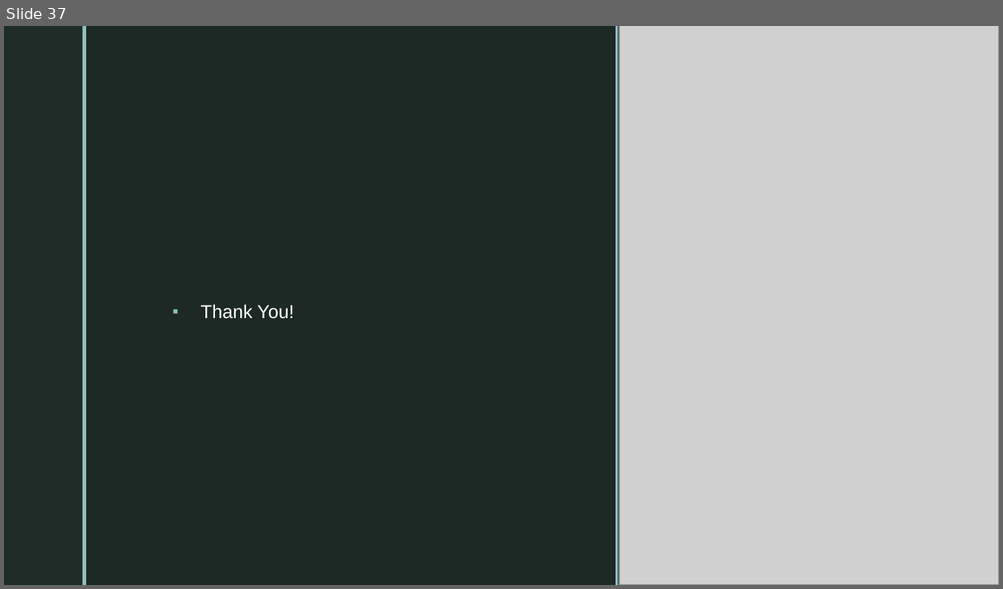
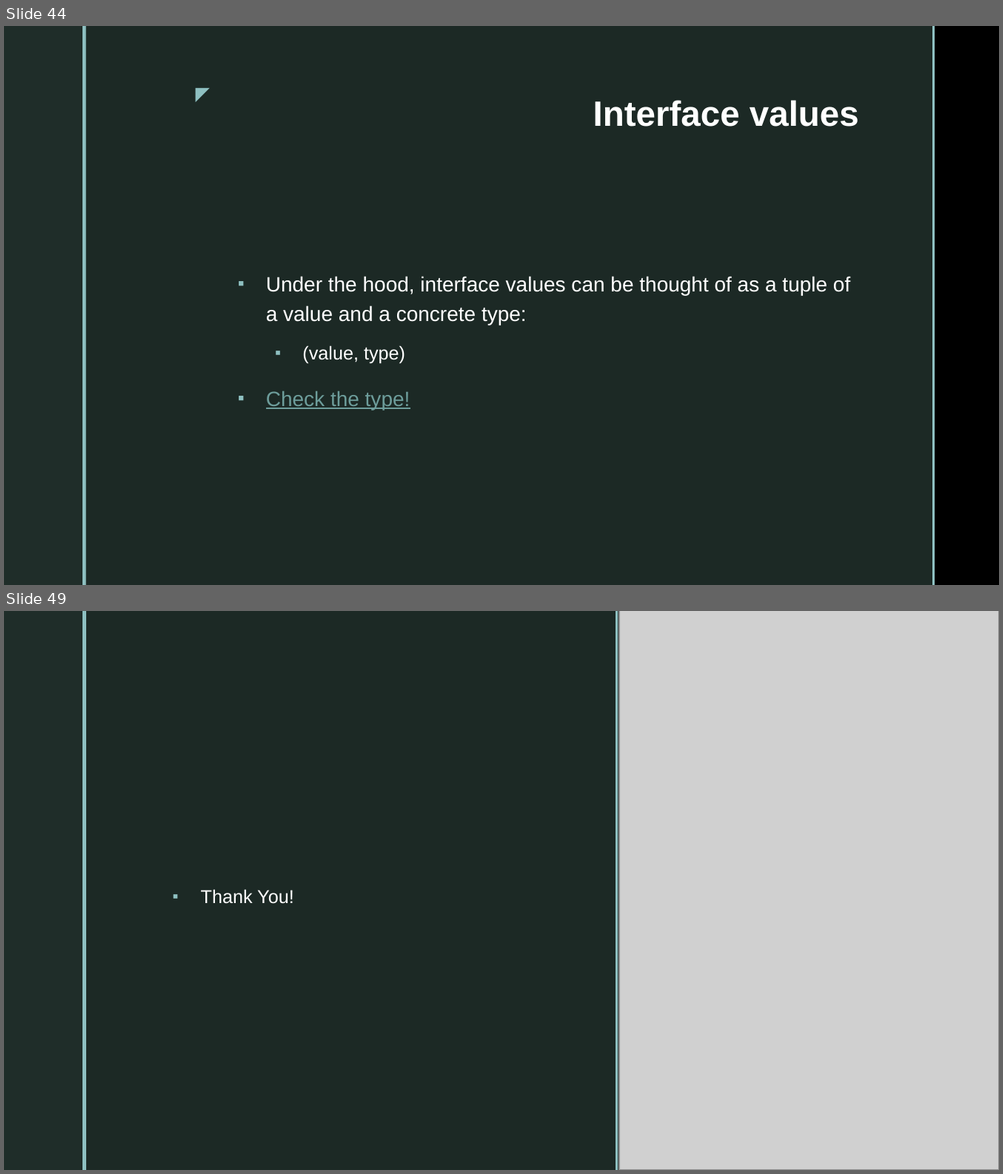
Before and after one commit to purvendra-k/goGaga, a slide deck: GoLangDataStructures.pptx. Shown one above the other, each under a label of ours: slide 37 before the commit, slides 44 and 49 after it; the slides between them are not shown. The pictures are 1003x589 and 1003x1174 pixels, drawn with LibreOffice and Linux fonts; fonts in the diff are those of the drawing; grey boxes stand for pictures; background and template pictures are left out. Boxes give left, top, right and bottom in pixels: in the first picture for what was removed or moved away, otherwise in the second. Text is boxed around its words. In the diff, an @@ line names an element or a change of style, - is before the commit and + after.

```diff
--- a/GoLangDataStructures.pptx
+++ b/GoLangDataStructures.pptx
@@ slide 44 added at bbox=[4, 26, 999, 585], background picture (left out); not listed: 2 template elements that a slide beside it also shows @@
@@ rectangle added at bbox=[4, 26, 82, 585], fill #1F2D29 @@
@@ rectangle added at bbox=[82, 26, 86, 585], fill #8EC0C1 @@
@@ text added at bbox=[183, 79, 216, 108], 18 pt, text #8EC0C1 @@
+◤
@@ title added at bbox=[593, 100, 859, 127], 34 pt, text #FFFFFF, bold @@
+Interface values
@@ text added at bbox=[266, 276, 850, 410], 20 pt, text #FFFFFF @@
+▪ Under the hood, interface values can be thought of as a tuple of a value and a concrete type:
+  ▪ (value, type)
+▪ Check the type!
@@ what was slide 37 is now slide 49 @@
```
Also in this commit, not shown: 1 slide changed, 11 other slides added, 6 other files.
